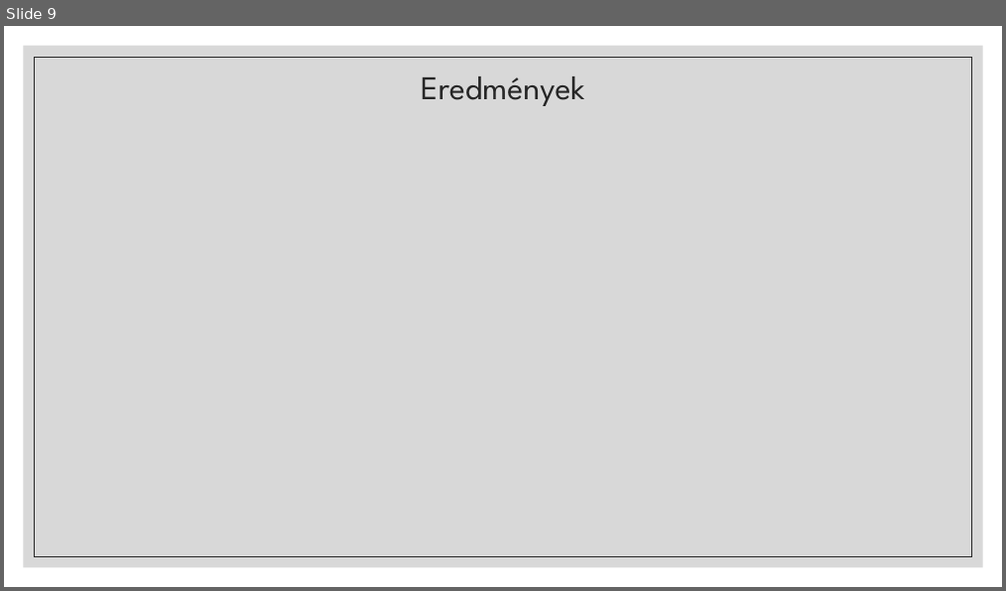
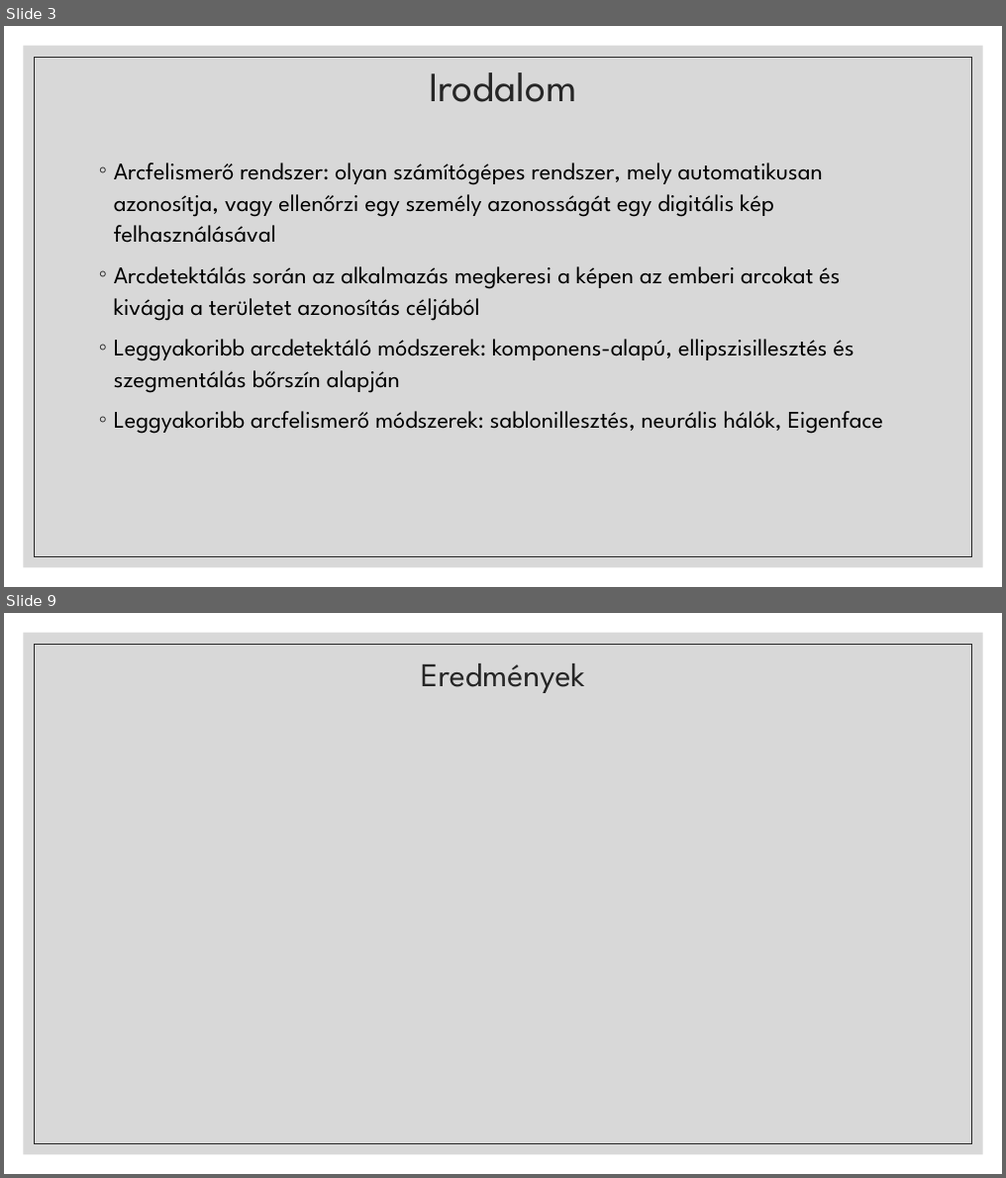
Before and after one commit to whoisZORZ/FaceDetectionAndRecognition, a slide deck: presentation_HU/FaceDetectionAndRecognition_HU.pptx. Shown one above the other, each under a label of ours: slide 9 before the commit, slides 3 and 9 after it; the slides between them are not shown. The pictures are 1006x591 and 1006x1178 pixels, drawn with LibreOffice and Linux fonts; fonts in the diff are those of the drawing. Boxes give left, top, right and bottom in pixels: in the first picture for what was removed or moved away, otherwise in the second. Text is boxed around its words. In the diff, an @@ line names an element or a change of style, - is before the commit and + after.

```diff
--- a/presentation_HU/FaceDetectionAndRecognition_HU.pptx
+++ b/presentation_HU/FaceDetectionAndRecognition_HU.pptx
@@ slide 3 added at <box>4,26,1002,587</box>, background #FFFFFF; not listed: 2 template elements that a slide beside it also shows @@
@@ title added at <box>429,73,577,102</box>, 40 pt, text #262626 @@
+Irodalom
@@ text added at <box>114,163,884,434</box>, 23 pt, text #000000 @@
+◦ Arcfelismerő rendszer: olyan számítógépes rendszer, mely automatikusan azonosítja, vagy ellenőrzi egy személy azonosságát egy digitális kép felhasználásával
+◦ Arcdetektálás során az alkalmazás megkeresi a képen az emberi arcokat és kivágja a területet azonosítás céljából
+◦ Leggyakoribb arcdetektáló módszerek: komponens-alapú, ellipszisillesztés és szegmentálás bőrszín alapján
+◦ Leggyakoribb arcfelismerő módszerek: sablonillesztés, neurális hálók, Eigenface
```
Also in this commit, not shown: 4 slides changed, 3 other slides added, 4 slides removed.
